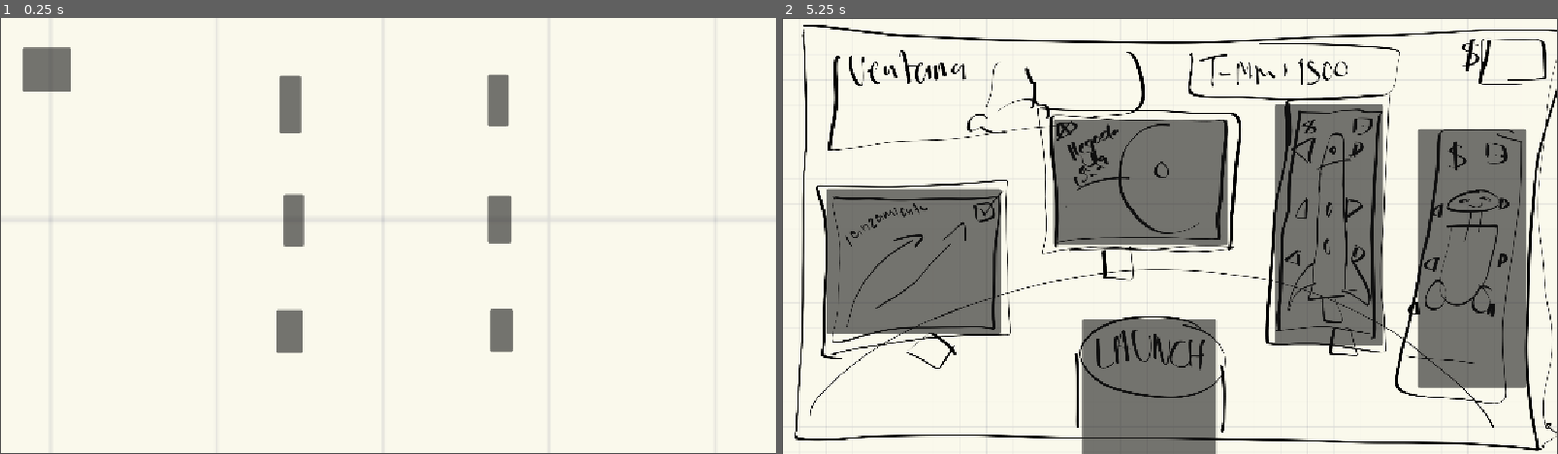
Above: before the commit, frames 1-2 (left to right).
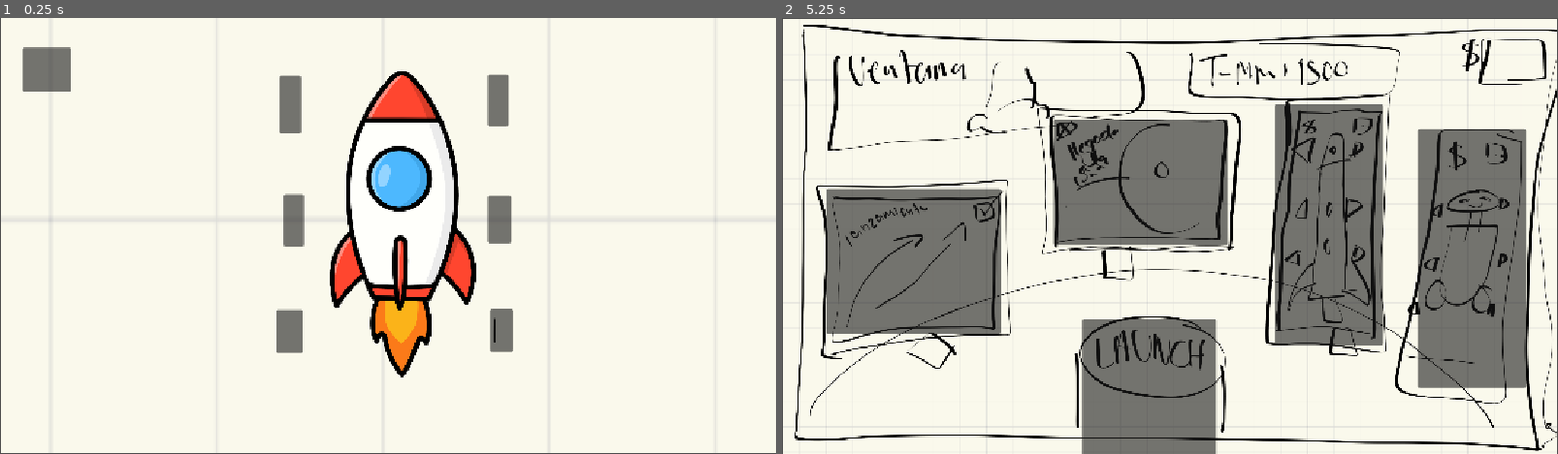
Above: after the commit, the same moments.

Repository: fernandaavila08/NASA2026
Game: Godot game, scene res://nave_2.tscn
Same seed, same stepped clock (60 frames per second), same inputs: the game is played once before the commit and once after it. This scene is started directly instead of the project's main scene.
Inputs (mouse positions are in pixels of both pictures, inside the frame that each line leads up to):
- Up to frame 1 (0.25 s): no input
- Up to frame 2 (5.25 s): click (1069, 105) at 0.5 s; click (1278, 100) at 1.25 s; click (1076, 218) at 2 s; click (1278, 218) at 2.75 s; click (1069, 331) at 3.5 s; click (1286, 331) at 4.25 s; click (828, 70) at 5 s

The runs differ from the first frame. In frame 1, 4.9% of the frame differs, in the area x 42-64%, y 12-83%; in frame 2, nothing differs.
Error after the commit: Invalid access to property or key 'frame' on a base object of type 'Node2D'. (res://nave_2.gd:23)

Commit message:
aahah

Diff:
--- a/space/nave_2.gd
+++ b/space/nave_2.gd
@@ -14,3 +14,31 @@
 func _on_regreso_pressed() -> void:
 	get_tree().change_scene_to_file("res://mision2.tscn")
 	pass # Replace with function body.
+
+
+@onready var navesita = $navesita
+
+
+func _on_topizq_pressed() -> void:
+	navesita.frame -= 1
+
+
+func _on_topder_pressed() -> void:
+	navesita.frame += 1
+
+
+
+func _on_medioziq_pressed() -> void:
+	pass # Replace with function body.
+
+
+func _on_medioder_pressed() -> void:
+	pass # Replace with function body.
+
+
+func _on_bottomizq_pressed() -> void:
+	pass # Replace with function body.
+
+
+func _on_bottomder_pressed() -> void:
+	pass # Replace with function body.
--- a/space/nave_2.tscn
+++ b/space/nave_2.tscn
@@ -2,6 +2,7 @@
 
 [ext_resource type="Script" uid="uid://dor3bdj8mbq0p" path="res://nave_2.gd" id="1_1kkib"]
 [ext_resource type="Texture2D" uid="uid://ca58057bdjr6c" path="res://bocetomision1.png" id="2_6date"]
+[ext_resource type="PackedScene" uid="uid://bb8hd1ir5eq2d" path="res://navesita.tscn" id="3_6kyd6"]
 
 [node name="nave2" type="Control" unique_id=780213800]
 layout_mode = 3
@@ -18,6 +19,9 @@
 texture = ExtResource("2_6date")
 region_enabled = true
 region_rect = Rect2(2152, 256, 430, 136)
+
+[node name="navesita" parent="." unique_id=126782568 instance=ExtResource("3_6kyd6")]
+position = Vector2(592, 304)
 
 [node name="regreso" type="Button" parent="." unique_id=184756370]
 layout_mode = 0
@@ -69,3 +73,9 @@
 offset_bottom = 496.0
 
 [connection signal="pressed" from="regreso" to="." method="_on_regreso_pressed"]
+[connection signal="pressed" from="topizq" to="." method="_on_topizq_pressed"]
+[connection signal="pressed" from="topder" to="." method="_on_topder_pressed"]
+[connection signal="pressed" from="medioziq" to="." method="_on_medioziq_pressed"]
+[connection signal="pressed" from="medioder" to="." method="_on_medioder_pressed"]
+[connection signal="pressed" from="bottomizq" to="." method="_on_bottomizq_pressed"]
+[connection signal="pressed" from="bottomder" to="." method="_on_bottomder_pressed"]
--- a/space/navesita.tscn
+++ b/space/navesita.tscn
@@ -1,15 +1,70 @@
 [gd_scene format=3 uid="uid://bb8hd1ir5eq2d"]
+
+[ext_resource type="Texture2D" uid="uid://dsjgmx2hpmymu" path="res://1.png" id="1_du8rx"]
+[ext_resource type="Texture2D" uid="uid://b0qspyed1fbf5" path="res://2.png" id="2_kobdw"]
 
 [sub_resource type="CapsuleShape2D" id="CapsuleShape2D_w8wy8"]
 radius = 61.0
 height = 298.0
+
+[sub_resource type="AtlasTexture" id="AtlasTexture_t1iiv"]
+atlas = ExtResource("1_du8rx")
+region = Rect2(0, 0, 640, 1080)
+
+[sub_resource type="AtlasTexture" id="AtlasTexture_2nasl"]
+atlas = ExtResource("1_du8rx")
+region = Rect2(640, 0, 640, 1080)
+
+[sub_resource type="AtlasTexture" id="AtlasTexture_gc2qj"]
+atlas = ExtResource("1_du8rx")
+region = Rect2(1280, 0, 640, 1080)
+
+[sub_resource type="AtlasTexture" id="AtlasTexture_vkwry"]
+atlas = ExtResource("2_kobdw")
+region = Rect2(0, 0, 640, 1080)
+
+[sub_resource type="AtlasTexture" id="AtlasTexture_ijssj"]
+atlas = ExtResource("2_kobdw")
+region = Rect2(640, 0, 640, 1080)
+
+[sub_resource type="AtlasTexture" id="AtlasTexture_eed6d"]
+atlas = ExtResource("2_kobdw")
+region = Rect2(1280, 0, 640, 1080)
+
+[sub_resource type="SpriteFrames" id="SpriteFrames_6date"]
+animations = [{
+"frames": [{
+"duration": 1.0,
+"texture": SubResource("AtlasTexture_t1iiv")
+}, {
+"duration": 1.0,
+"texture": SubResource("AtlasTexture_2nasl")
+}, {
+"duration": 1.0,
+"texture": SubResource("AtlasTexture_gc2qj")
+}, {
+"duration": 1.0,
+"texture": SubResource("AtlasTexture_vkwry")
+}, {
+"duration": 1.0,
+"texture": SubResource("AtlasTexture_ijssj")
+}, {
+"duration": 1.0,
+"texture": SubResource("AtlasTexture_eed6d")
+}],
+"loop": 1,
+"name": &"default",
+"speed": 5.0
+}]
 
 [node name="navesita" type="Node2D" unique_id=126782568]
 
 [node name="StaticBody2D" type="StaticBody2D" parent="." unique_id=1203885569]
 
 [node name="CollisionShape2D" type="CollisionShape2D" parent="StaticBody2D" unique_id=346492365]
-position = Vector2(579, 278)
+scale = Vector2(1.6, 1.6)
 shape = SubResource("CapsuleShape2D_w8wy8")
 
 [node name="AnimatedSprite2D" type="AnimatedSprite2D" parent="StaticBody2D" unique_id=348899896]
+scale = Vector2(0.44624993, 0.44624993)
+sprite_frames = SubResource("SpriteFrames_6date")
Binary file added: space/5942ED59-5CD0-4EA0-84CF-B586B6990548.png
Not shown, added: space/5942ED59-5CD0-4EA0-84CF-B586B6990548.png.import
